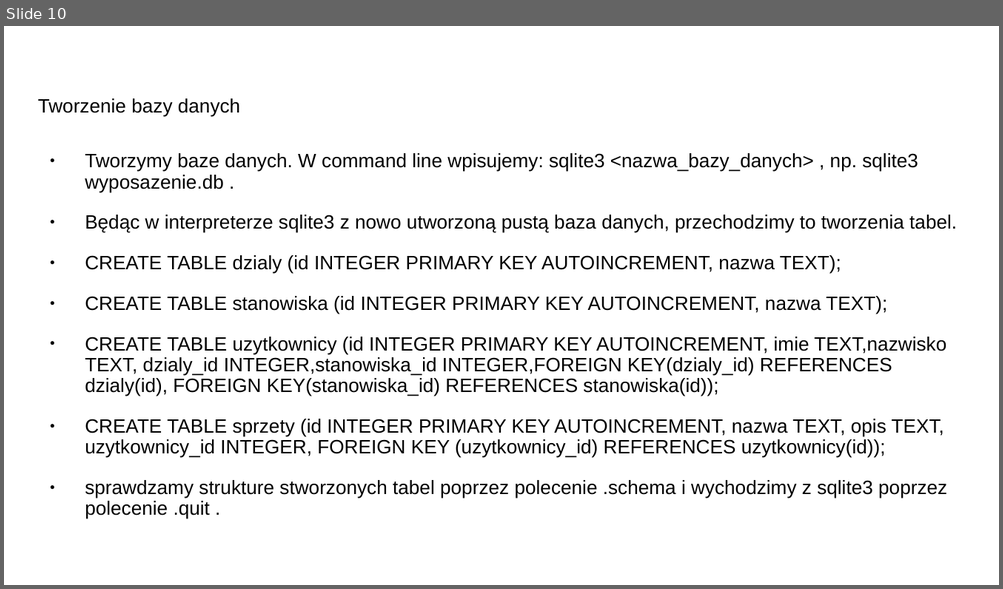
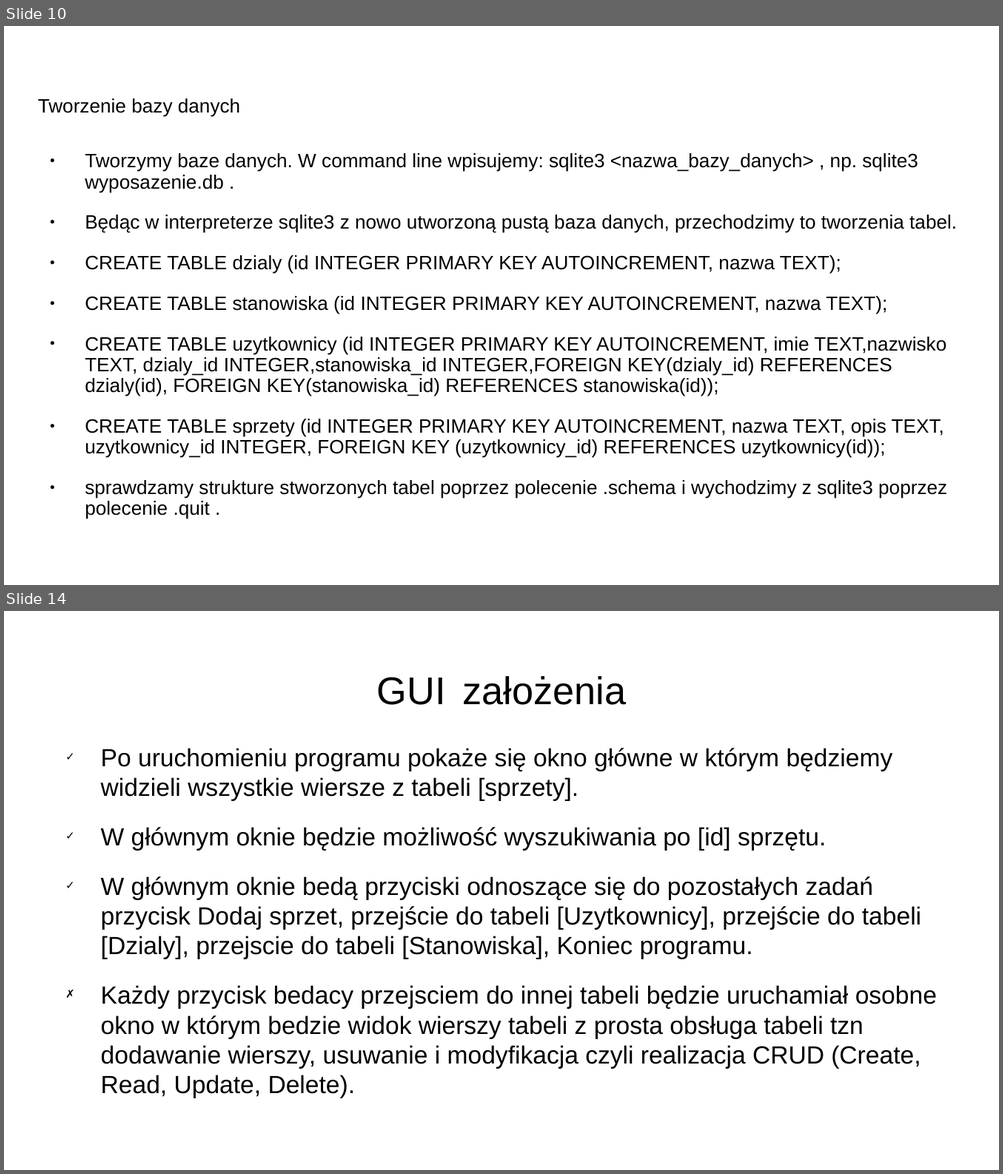
Before and after one commit to PrzemekN/wyposazenie, a slide deck: ProjektBazyDanychWyposazenie.odp. Shown one above the other, each under a label of ours: slide 10 before the commit, slides 10 and 14 after it; the slides between them are not shown. The pictures are 1003x589 and 1003x1174 pixels, drawn with LibreOffice and Linux fonts; fonts in the diff are those of the drawing. Boxes give left, top, right and bottom in pixels: in the first picture for what was removed or moved away, otherwise in the second. Text is boxed around its words. In the diff, an @@ line names an element or a change of style, - is before the commit and + after.

```diff
--- a/ProjektBazyDanychWyposazenie.odp
+++ b/ProjektBazyDanychWyposazenie.odp
@@ slide 14 added at (x1=4, y1=611, x2=999, y2=1170), background #FFFFFF @@
@@ title added at (x1=377, y1=676, x2=626, y2=705), 28 pt, text #000000 @@
+GUI założenia
@@ text added at (x1=101, y1=748, x2=936, y2=1068), 18 pt, text #000000 @@
+✓ Po uruchomieniu programu pokaże się okno główne w którym będziemy widzieli wszystkie wiersze z tabeli [sprzety].
+✓ W głównym oknie będzie możliwość wyszukiwania po [id] sprzętu.
+✓ W głównym oknie bedą przyciski odnoszące się do pozostałych zadań przycisk Dodaj sprzet, przejście do tabeli [Uzytkownicy], przejście do tabeli [Dzialy], przejscie do tabeli [Stanowiska], Koniec programu.
+✗ Każdy przycisk bedacy przejsciem do innej tabeli będzie uruchamiał osobne okno w którym bedzie widok wierszy tabeli z prosta obsługa tabeli tzn dodawanie wierszy, usuwanie i modyfikacja czyli realizacja CRUD (Create, Read, Update, Delete).
```
Also in this commit, not shown: 3 other slides added, 3 other files.
